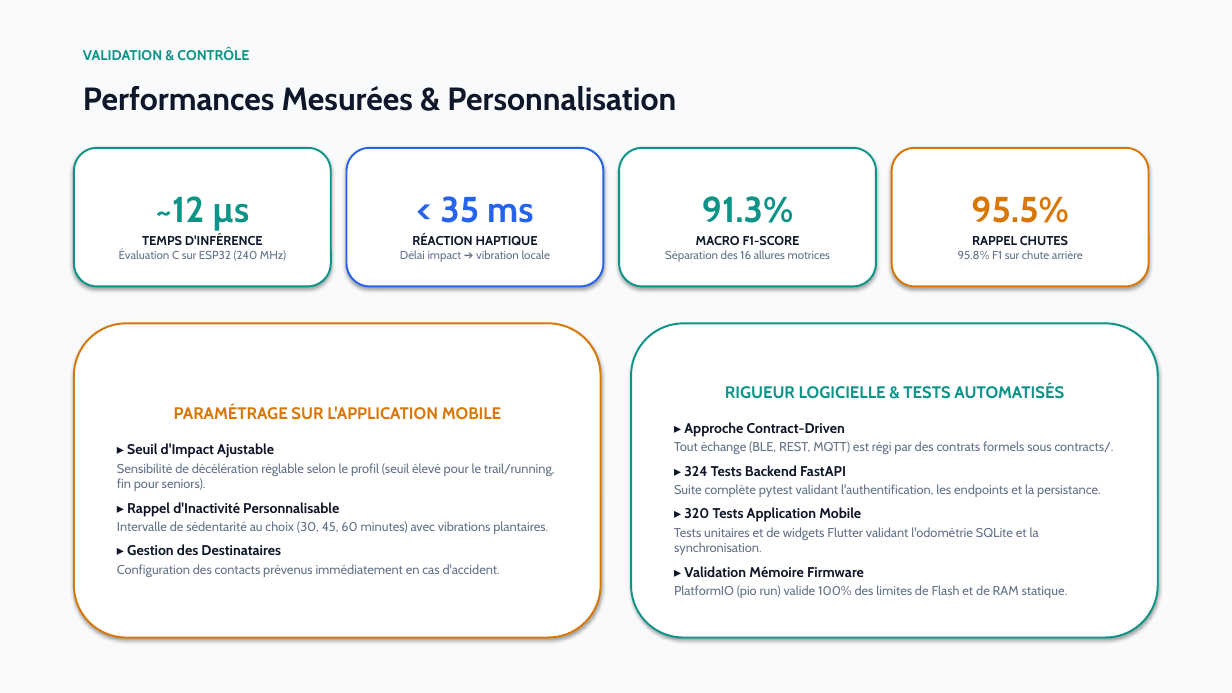
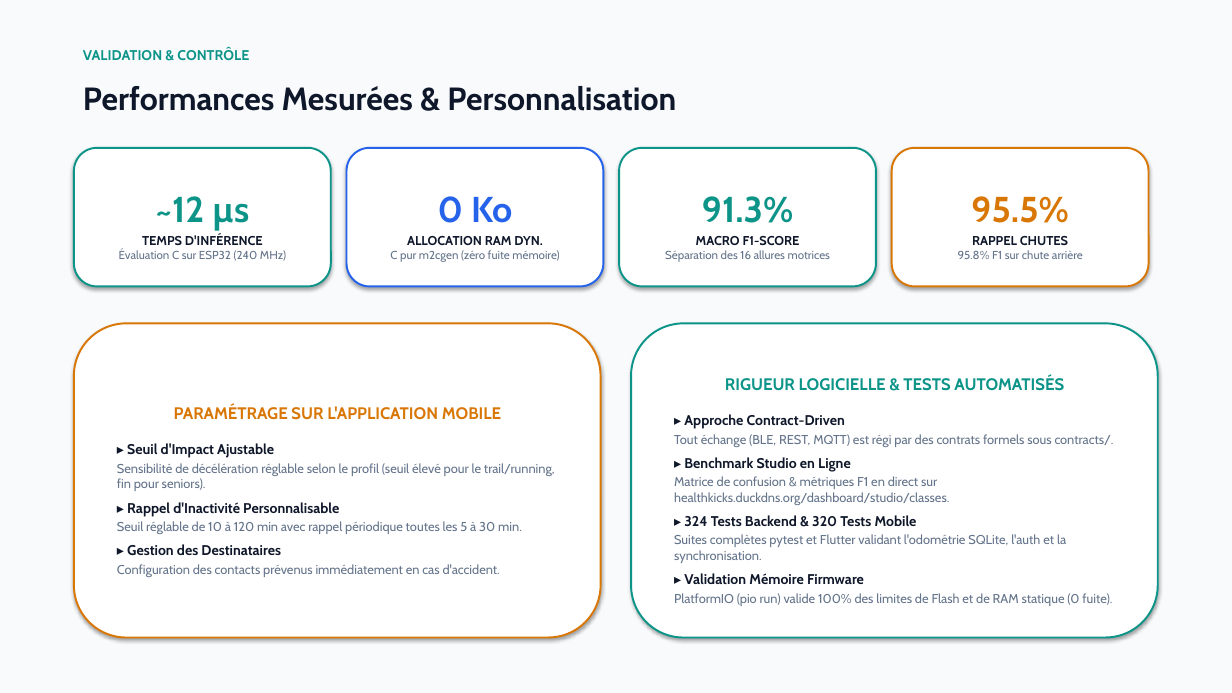
Before and after one commit to daverck/health-kicks-ecosystem, a slide deck: slide 8 of docs/presentation/presentation_healthkicks.pptx (slide 7 before the commit). Drawn at 1232x693 pixels with LibreOffice and Linux fonts; fonts in the diff are those of the drawing. Boxes give left, top, right and bottom in pixels: in the first picture for what was removed or moved away, otherwise in the second. Text is boxed around its words. In the diff, an @@ line names an element or a change of style, - is before the commit and + after.

```diff
--- a/docs/presentation/presentation_healthkicks.pptx
+++ b/docs/presentation/presentation_healthkicks.pptx
@@ text in rounded rectangle at (390,196,559,262): text changed @@
-< 35 ms
-RÉACTION HAPTIQUE
-Délai impact ➔ vibration locale
+0 Ko
+ALLOCATION RAM DYN.
+C pur m2cgen (zéro fuite mémoire)
@@ text in rounded rectangle at (674,457,1066,563): text changed @@
-▸ 324 Tests Backend FastAPI
-Suite complète pytest validant l'authentification, les endpoints et la persistance.
-▸ 320 Tests Application Mobile
-Tests unitaires et de widgets Flutter validant l'odométrie SQLite et la synchronisation.
+▸ Benchmark Studio en Ligne
+Matrice de confusion & métriques F1 en direct sur healthkicks.duckdns.org/dashboard/studio/classes.
+▸ 324 Tests Backend & 320 Tests Mobile
+Suites complètes pytest et Flutter validant l'odométrie SQLite, l'auth et la synchronisation.
@@ text in rounded rectangle at (117,521,522,534): text changed @@
-Intervalle de sédentarité au choix (30, 45, 60 minutes) avec vibrations plantaires.
+Seuil réglable de 10 à 120 min avec rappel périodique toutes les 5 à 30 min.
@@ text in rounded rectangle at (674,593,1112,606): text changed @@
-PlatformIO (pio run) valide 100% des limites de Flash et de RAM statique.
+PlatformIO (pio run) valide 100% des limites de Flash et de RAM statique (0 fuite).
```
Also in this commit, not shown: 2 other slides changed, 2 slides added, 5 other files.
